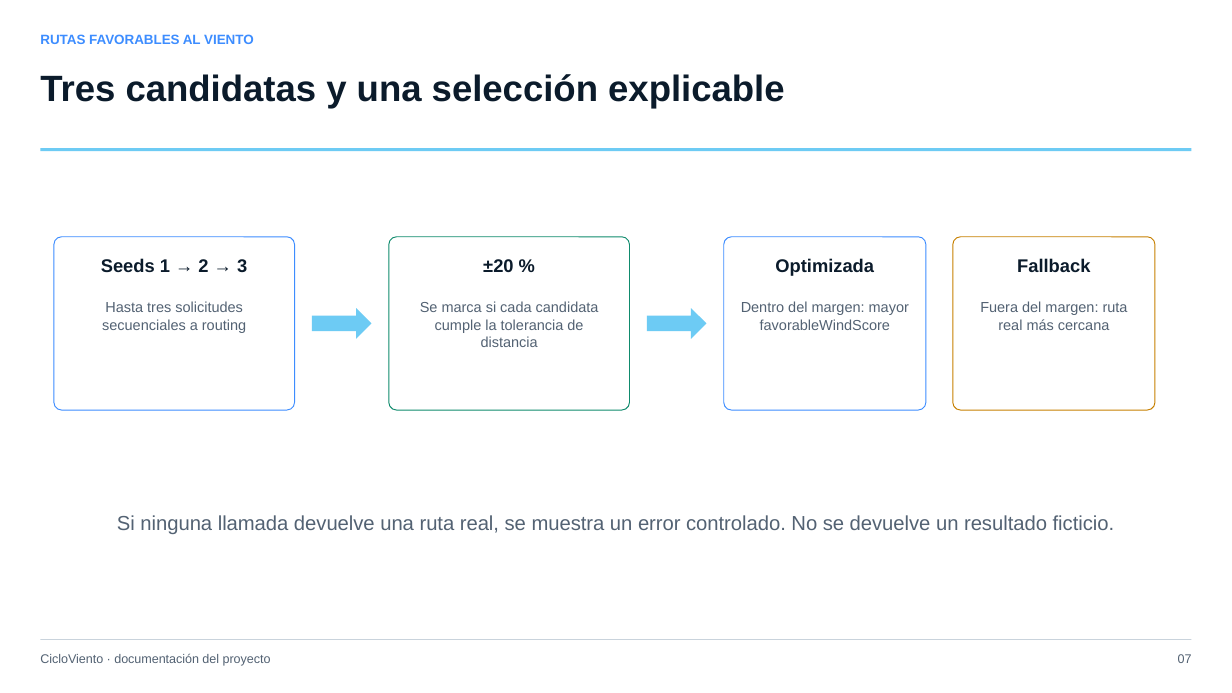
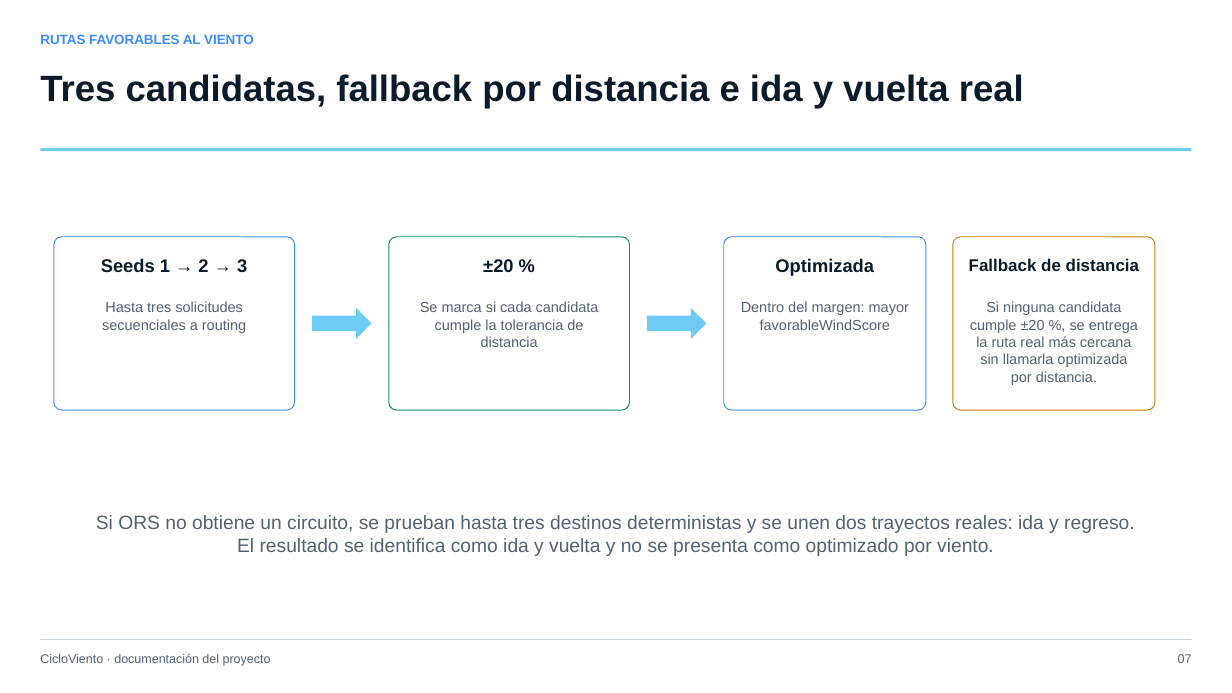
Before and after one commit to FerMacDev/CicloViento, a slide deck: slide 7 of outputs/CicloViento-presentacion-proyecto.pptx. Drawn at 1232x693 pixels with LibreOffice and Linux fonts; fonts in the diff are those of the drawing. Boxes give left, top, right and bottom in pixels: in the first picture for what was removed or moved away, otherwise in the second. Text is boxed around its words. In the diff, an @@ line names an element or a change of style, - is before the commit and + after.

```diff
--- a/outputs/CicloViento-presentacion-proyecto.pptx
+++ b/outputs/CicloViento-presentacion-proyecto.pptx
@@ text at (40,74,1024,109): text changed @@
-Tres candidatas y una selección explicable
+Tres candidatas, fallback por distancia e ida y vuelta real
@@ text at (969,258,1139,271): text changed; size 14.2 to 13.3 pt @@
-Fallback
+Fallback de distancia
@@ text at (970,301,1138,385): text changed @@
-Fuera del margen: ruta real más cercana
+Si ninguna candidata cumple ±20 %, se entrega la ruta real más cercana sin llamarla optimizada por distancia.
@@ text at (96,515,1135,556): text changed; size 15.8 to 15 pt @@
-Si ninguna llamada devuelve una ruta real, se muestra un error controlado. No se devuelve un resultado ficticio.
+Si ORS no obtiene un circuito, se prueban hasta tres destinos deterministas y se unen dos trayectos reales: ida y regreso. El resultado se identifica como ida y vuelta y no se presenta como optimizado por viento.
```
Also in this commit, not shown: 7 other slides changed.
